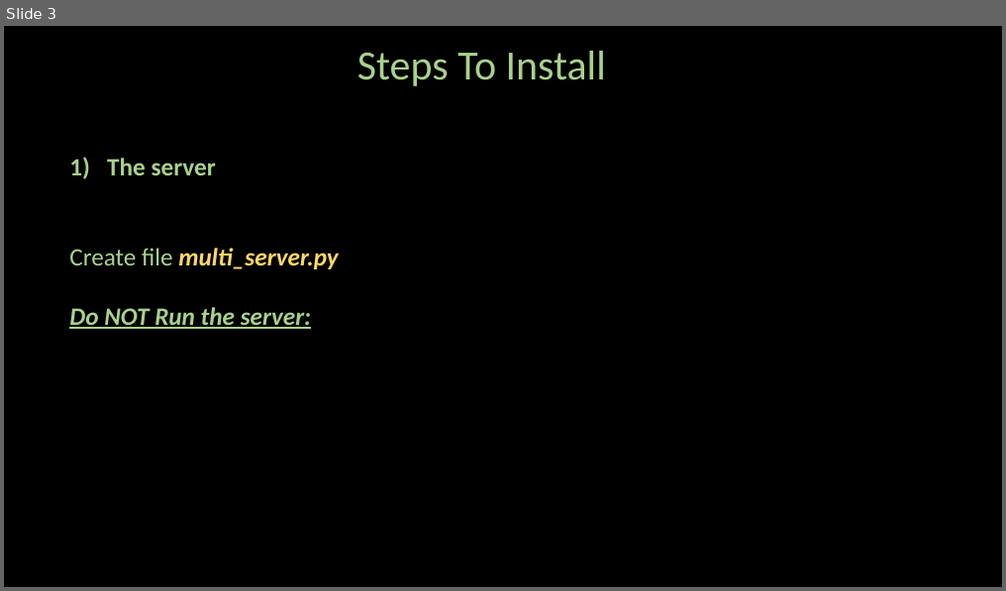
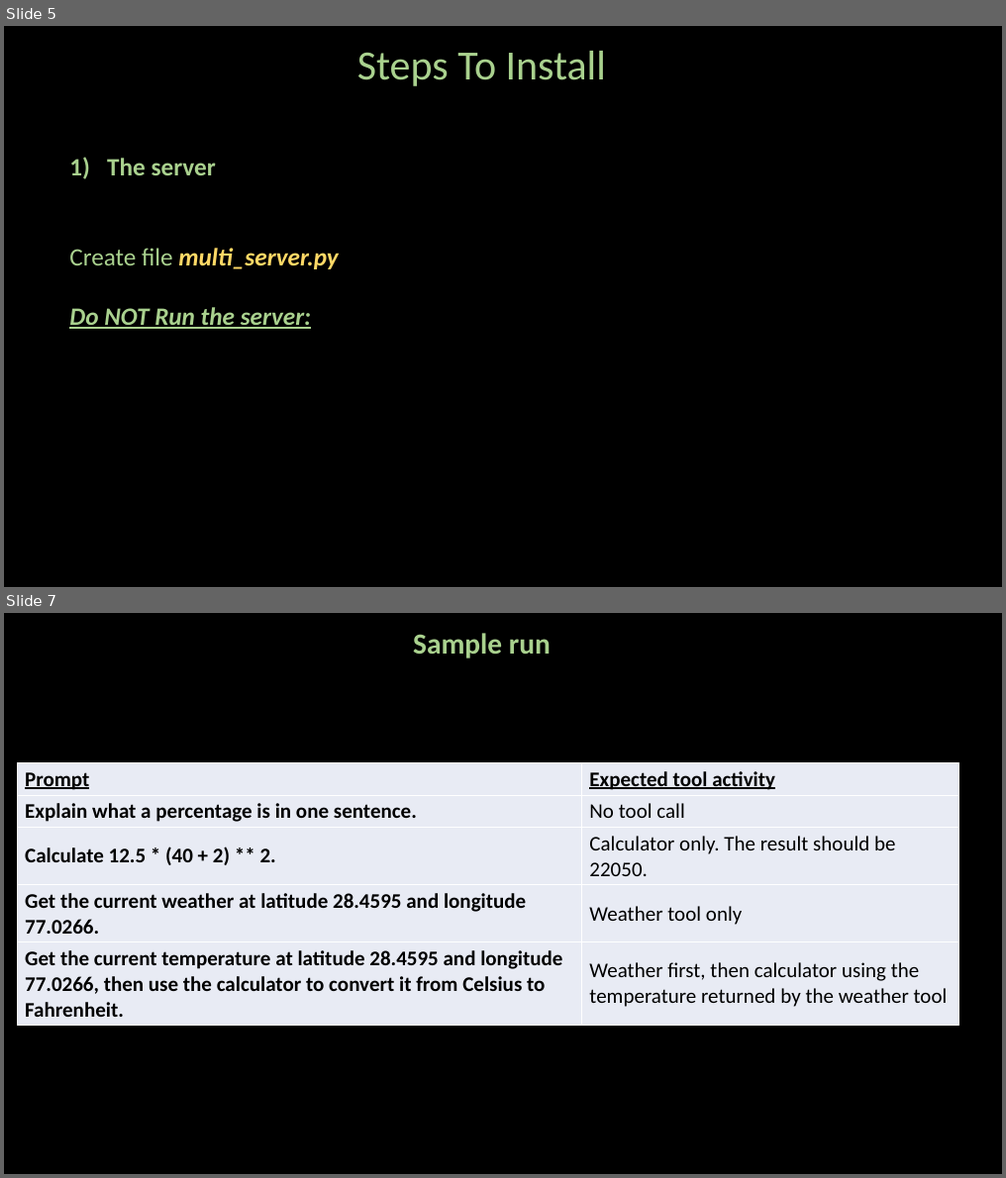
Before and after one commit to ash322ash422/github_loxford_pvt, a slide deck: AgenticAI/7_Advance/MCP/1_getting_started/mcp_weather_calculator/NOTES.pptx. Shown one above the other, each under a label of ours: slide 3 before the commit, slides 5 and 7 after it; the slides between them are not shown. The pictures are 1006x591 and 1006x1178 pixels, drawn with LibreOffice and Linux fonts; fonts in the diff are those of the drawing; background and template pictures are left out. Boxes give left, top, right and bottom in pixels: in the first picture for what was removed or moved away, otherwise in the second. Text is boxed around its words. In the diff, an @@ line names an element or a change of style, - is before the commit and + after.

```diff
--- a/AgenticAI/7_Advance/MCP/1_getting_started/mcp_weather_calculator/NOTES.pptx
+++ b/AgenticAI/7_Advance/MCP/1_getting_started/mcp_weather_calculator/NOTES.pptx
@@ slide 7 added at (4,613,1002,1174), background #000000 @@
@@ text added at (413,633,550,659), 28 pt, text #A9D18E, bold @@
+Sample run
@@ table added at (18,762,958,1025), 5 rows, 2 columns @@
+Prompt | Expected tool activity
+Explain what a percentage is in one sentence. | No tool call
+Calculate 12.5 * (40 + 2) ** 2. | Calculator only. The result should be 22050.
+Get the current weather at latitude 28.4595 and longitude 77.0266. | Weather tool only
+Get the current temperature at latitude 28.4595 and longitude 77.0266, then use the calculator to convert it from Celsius to Fahrenheit. | Weather first, then calculator using the temperature returned by the weather tool
@@ what was slide 3 is now slide 5 @@
```
Also in this commit, not shown: 3 slides changed, 9 other slides added, 1 slide removed, 18 other files.
